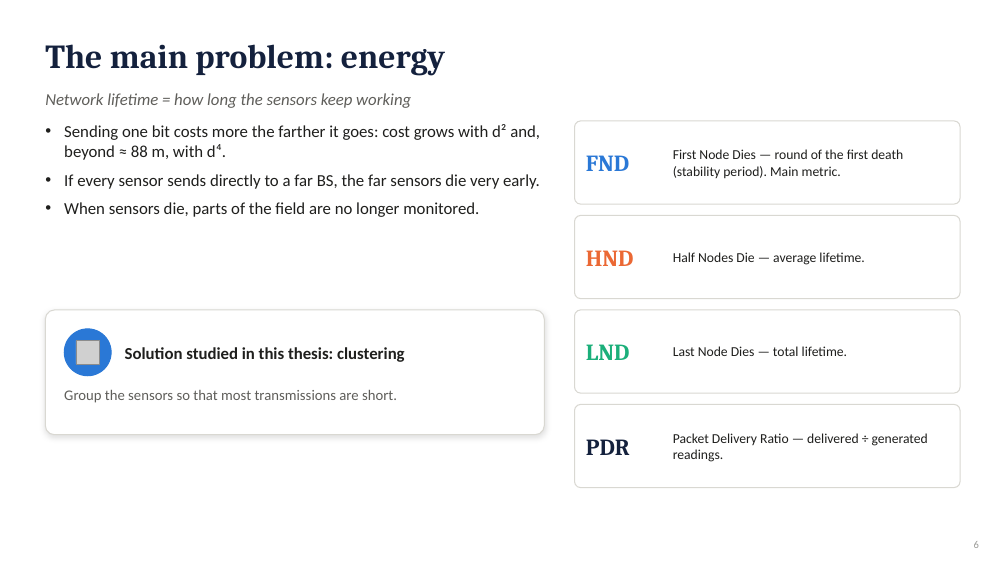
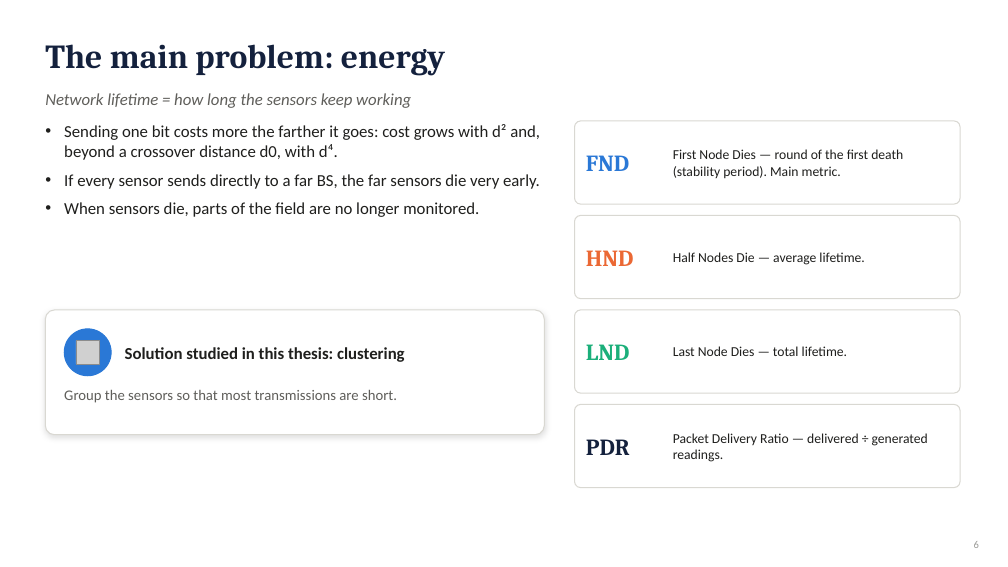
Before and after one commit to RahmaOshba/Routing-Protocols, a slide deck: slide 6 of thesis-final/Thesis_Defense_v8-Chain.pptx. Drawn at 1008x567 pixels with LibreOffice and Linux fonts; fonts in the diff are those of the drawing; grey boxes stand for pictures. Boxes give left, top, right and bottom in pixels: in the first picture for what was removed or moved away, otherwise in the second. Text is boxed around its words. In the diff, an @@ line names an element or a change of style, - is before the commit and + after.

```diff
--- a/thesis-final/Thesis_Defense_v8-Chain.pptx
+++ b/thesis-final/Thesis_Defense_v8-Chain.pptx
@@ text at (x1=64, y1=124, x2=540, y2=160): text changed @@
-• Sending one bit costs more the farther it goes: cost grows with d² and, beyond ≈ 88 m, with d⁴.
+• Sending one bit costs more the farther it goes: cost grows with d² and, beyond a crossover distance d0, with d⁴.
```
Also in this commit, not shown: 1 other file.
